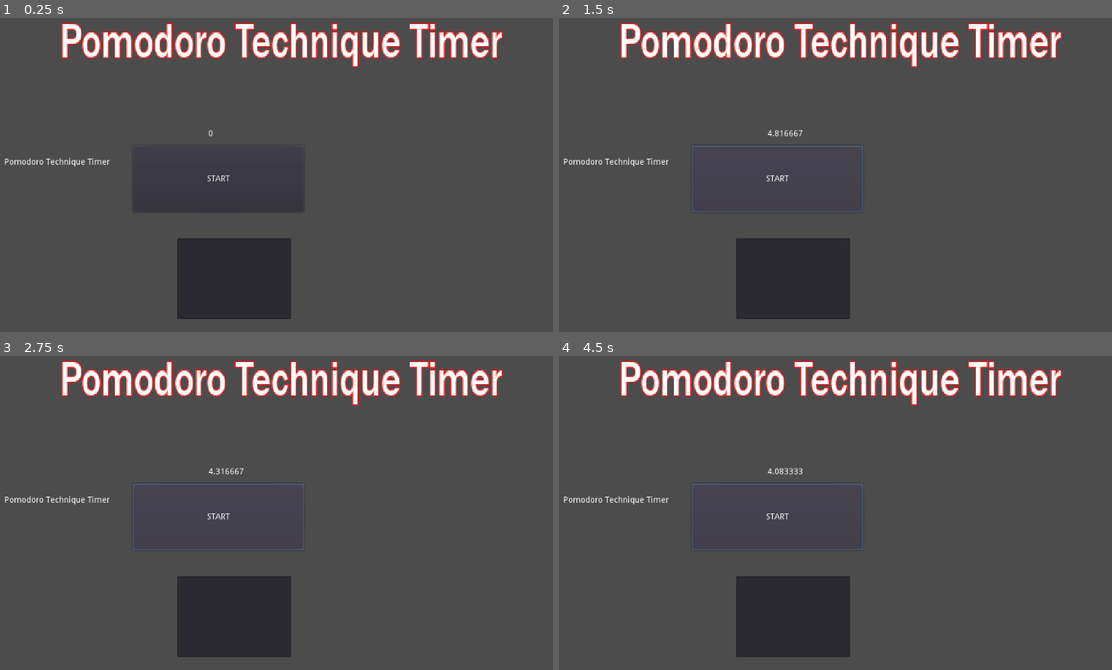
Above: before the commit, frames 1-4 (two rows, left to right).
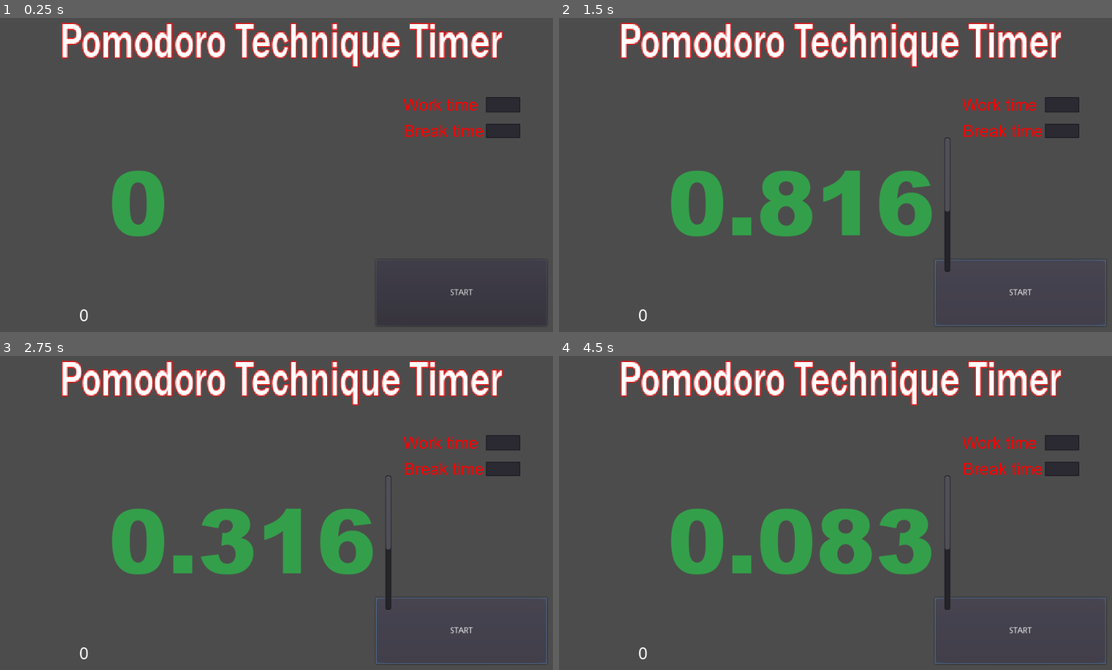
Above: after the commit, the same moments.

Repository: frumsrekovni/pomodoro_technique_timer
Game: Godot game, scene res://Pomodoro_Technique_Timer_Interface.tscn
Same seed, same stepped clock (60 frames per second), same inputs: the game is played once before the commit and once after it.
Inputs:
- Up to frame 1 (0.25 s): no input
- Up to frame 2 (1.5 s): click "START" at 0.5 s; click "START" at 1.25 s
- Up to frame 3 (2.75 s): click "START" at 2 s
- Up to frame 4 (4.5 s): tap Enter at 3.5 s

The runs differ from the first frame. In frame 1, 8.1% of the frame differs, in the area x 0-98%, y 25-98%; in frame 2, 12%; in frame 3, 12%; in frame 4, 13%, in the area x 0-99%, y 25-99%.

Commit message:
more timer work

Diff:
--- a/Pomodoro_Technique_Timer_Interface.gd
+++ b/Pomodoro_Technique_Timer_Interface.gd
@@ -5,18 +5,27 @@
 # var a: int = 2
 # var b: String = "text"
 onready var work_time = get_node("Work_timer")
+onready var break_time = get_node("Break_timer")
+onready var time_to_work = false
 
 # Called when the node enters the scene tree for the first time.
 func _ready() -> void:
-	work_time.set_wait_time(5)
+	work_time.set_wait_time(0)
+	break_time.set_wait_time(0)
 
 
 # Called every frame. 'delta' is the elapsed time since the previous frame.
 func _process(delta: float) -> void:
-	$Time_remaining.text = str(work_time.time_left)
+	if(time_to_work):
+		$main_timer_displayer.text = str(work_time.time_left)
+		if(work_time.is_stopped()):
+			time_to_work = false
+
+
 
 func _on_Button_pressed() -> void:
 	work_time.start()
+	time_to_work = true
 	print("Hello World!")
 
 func _on_Work_timer_timeout() -> void:
@@ -26,5 +35,26 @@
 
 func _on_LineEdit_text_entered(new_text: String) -> void:
 	work_time.set_wait_time(int(new_text))
-	work_time.start()
-	$LineEdit.clear()
+
+
+
+func _on_break_time_input_buffer_text_entered(new_text: String) -> void:
+	break_time.set_wait_time(int(new_text))
+	$break_time_label.bbcode_text = ("[color=green]"+$break_time_label.text+"[/color]")
+
+
+func _on_work_time_input_buffer_text_entered(new_text: String) -> void:
+	work_time.set_wait_time(int(new_text))
+	$work_time_label.bbcode_text = ("[color=green]"+$work_time_label.text+"[/color]")
+
+
+func _on_Break_timer_timeout() -> void:
+	break_time.stop()
+
+
+func _on_work_time_input_buffer_text_changed(new_text: String) -> void:
+	$work_time_label.bbcode_text = ("[color=red]"+$work_time_label.text+"[/color]")
+
+
+func _on_break_time_input_buffer_text_changed(new_text: String) -> void:
+	$break_time_label.bbcode_text = ("[color=red]"+$break_time_label.text+"[/color]")
--- a/Pomodoro_Technique_Timer_Interface.tscn
+++ b/Pomodoro_Technique_Timer_Interface.tscn
@@ -1,13 +1,23 @@
-[gd_scene load_steps=4 format=2]
+[gd_scene load_steps=8 format=2]
 
 [ext_resource path="res://Pomodoro_Technique_Timer_Interface.gd" type="Script" id=1]
 [ext_resource path="res://FRAMD.TTF" type="DynamicFontData" id=2]
+[ext_resource path="res://arial.ttf" type="DynamicFontData" id=3]
+[ext_resource path="res://ariblk.ttf" type="DynamicFontData" id=4]
 
 [sub_resource type="DynamicFont" id=1]
 size = 40
 outline_size = 1
 outline_color = Color( 0.898039, 0.105882, 0.105882, 1 )
 font_data = ExtResource( 2 )
+
+[sub_resource type="DynamicFont" id=2]
+size = 28
+font_data = ExtResource( 3 )
+
+[sub_resource type="DynamicFont" id=3]
+size = 150
+font_data = ExtResource( 4 )
 
 [node name="Control" type="Control"]
 anchor_right = 1.0
@@ -20,35 +30,33 @@
 [node name="Button" type="Button" parent="."]
 anchor_right = 0.741
 anchor_bottom = 0.535
-margin_left = 308.0
-margin_top = 241.0
-margin_right = -162.784
-margin_bottom = 32.0
+margin_left = 717.0
+margin_top = 433.0
+margin_right = 246.216
+margin_bottom = 224.0
 text = "START"
 
-[node name="Label" type="Label" parent="."]
-margin_left = 92.0
-margin_top = 262.0
-margin_right = 435.0
-margin_bottom = 324.0
-text = "Pomodoro Technique Timer"
+[node name="Break_timer" type="Timer" parent="."]
+
+[node name="Work_timer" type="Timer" parent="."]
+
+[node name="work_time_input_buffer" type="LineEdit" parent="."]
+margin_left = 902.0
+margin_top = 159.0
+margin_right = 960.0
+margin_bottom = 185.0
 __meta__ = {
 "_edit_use_anchors_": false
 }
 
-[node name="Work_timer" type="Timer" parent="."]
-
-[node name="Time_remaining" type="Label" parent="."]
-margin_left = 435.0
-margin_top = 214.0
-margin_right = 594.0
-margin_bottom = 293.0
-
-[node name="LineEdit" type="LineEdit" parent="."]
-margin_left = 383.0
-margin_top = 397.0
-margin_right = 574.0
-margin_bottom = 533.0
+[node name="break_time_input_buffer" type="LineEdit" parent="."]
+margin_left = 902.0
+margin_top = 204.0
+margin_right = 960.0
+margin_bottom = 228.0
+__meta__ = {
+"_edit_use_anchors_": false
+}
 
 [node name="Title" type="RichTextLabel" parent="."]
 margin_left = 185.0
@@ -59,6 +67,73 @@
 custom_fonts/normal_font = SubResource( 1 )
 text = "Pomodoro Technique Timer"
 
+[node name="work_time_label" type="RichTextLabel" parent="."]
+margin_left = 763.0
+margin_top = 156.0
+margin_right = 914.0
+margin_bottom = 208.0
+custom_colors/default_color = Color( 1, 0, 0, 1 )
+custom_fonts/normal_font = SubResource( 2 )
+bbcode_enabled = true
+bbcode_text = "[color=red]Work time[/color]"
+text = "Work time"
+override_selected_font_color = true
+__meta__ = {
+"_edit_use_anchors_": false
+}
+
+[node name="work_timer_display" type="RichTextLabel" parent="."]
+margin_left = 218.0
+margin_top = 511.0
+margin_right = 409.0
+margin_bottom = 585.0
+custom_fonts/normal_font = SubResource( 2 )
+text = "0"
+__meta__ = {
+"_edit_use_anchors_": false
+}
+
+[node name="break_time_label" type="RichTextLabel" parent="."]
+margin_left = 764.0
+margin_top = 200.0
+margin_right = 915.0
+margin_bottom = 252.0
+custom_colors/default_color = Color( 1, 0, 0, 1 )
+custom_fonts/normal_font = SubResource( 2 )
+bbcode_enabled = true
+bbcode_text = "[color=red]Break time[/color]"
+text = "Break time"
+override_selected_font_color = true
+__meta__ = {
+"_edit_use_anchors_": false
+}
+
+[node name="break_timer_display" type="RichTextLabel" parent="."]
+margin_left = 56.0
+margin_top = 469.0
+margin_right = 246.0
+margin_bottom = 573.0
+custom_fonts/normal_font = SubResource( 2 )
+__meta__ = {
+"_edit_use_anchors_": false
+}
+
+[node name="main_timer_displayer" type="RichTextLabel" parent="."]
+margin_left = 267.0
+margin_top = 226.0
+margin_right = 744.0
+margin_bottom = 455.0
+custom_colors/default_color = Color( 0.207843, 0.627451, 0.294118, 1 )
+custom_fonts/normal_font = SubResource( 3 )
+text = "0"
+__meta__ = {
+"_edit_use_anchors_": false
+}
+
 [connection signal="pressed" from="Button" to="." method="_on_Button_pressed"]
+[connection signal="timeout" from="Break_timer" to="." method="_on_Break_timer_timeout"]
 [connection signal="timeout" from="Work_timer" to="." method="_on_Work_timer_timeout"]
-[connection signal="text_entered" from="LineEdit" to="." method="_on_LineEdit_text_entered"]
+[connection signal="text_changed" from="work_time_input_buffer" to="." method="_on_work_time_input_buffer_text_changed"]
+[connection signal="text_entered" from="work_time_input_buffer" to="." method="_on_work_time_input_buffer_text_entered"]
+[connection signal="text_changed" from="break_time_input_buffer" to="." method="_on_break_time_input_buffer_text_changed"]
+[connection signal="text_entered" from="break_time_input_buffer" to="." method="_on_break_time_input_buffer_text_entered"]
Binary file added: arial.ttf
Binary file added: arialbd.ttf
Binary file added: arialbi.ttf
Binary file added: ariali.ttf
Binary file added: ariblk.ttf
